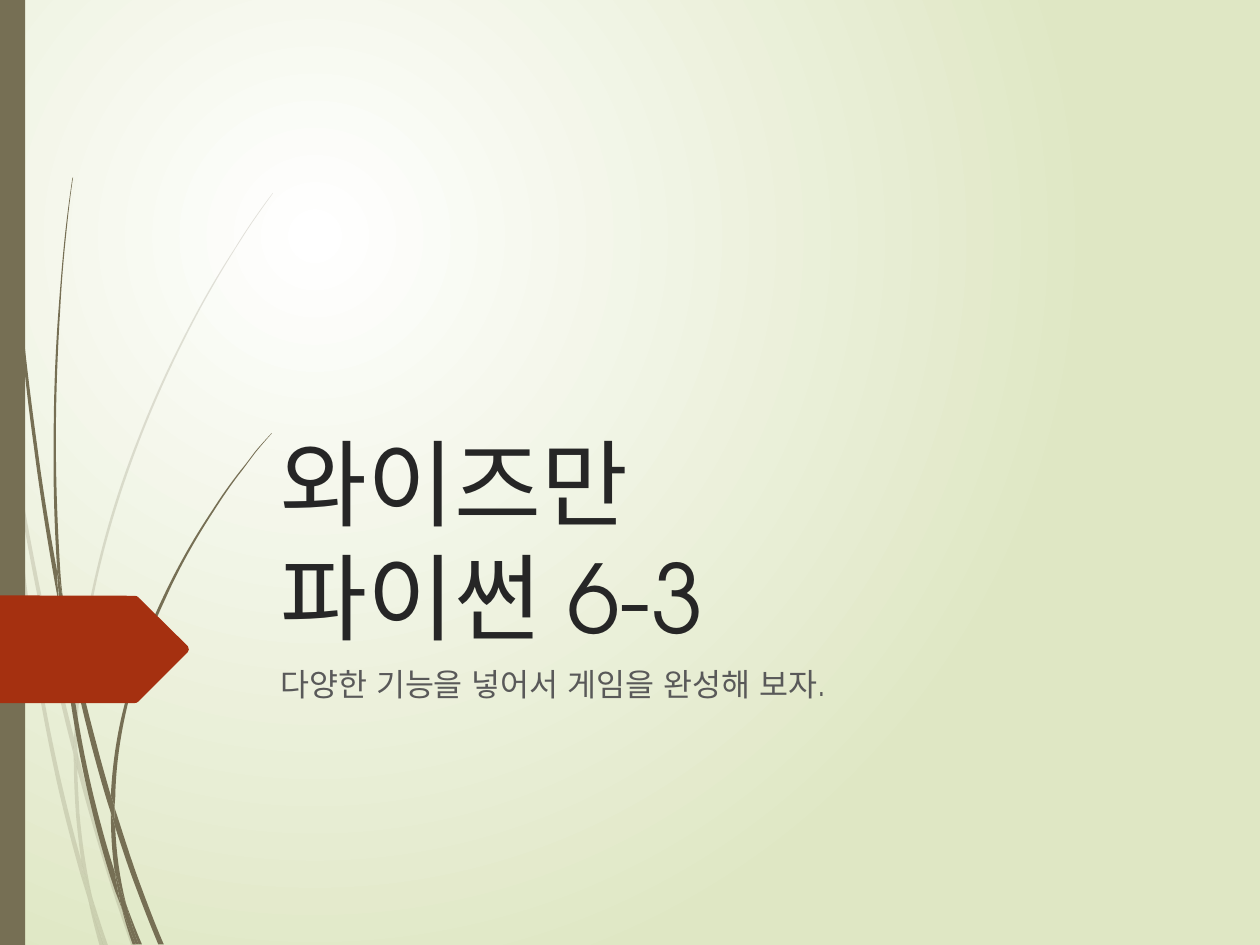
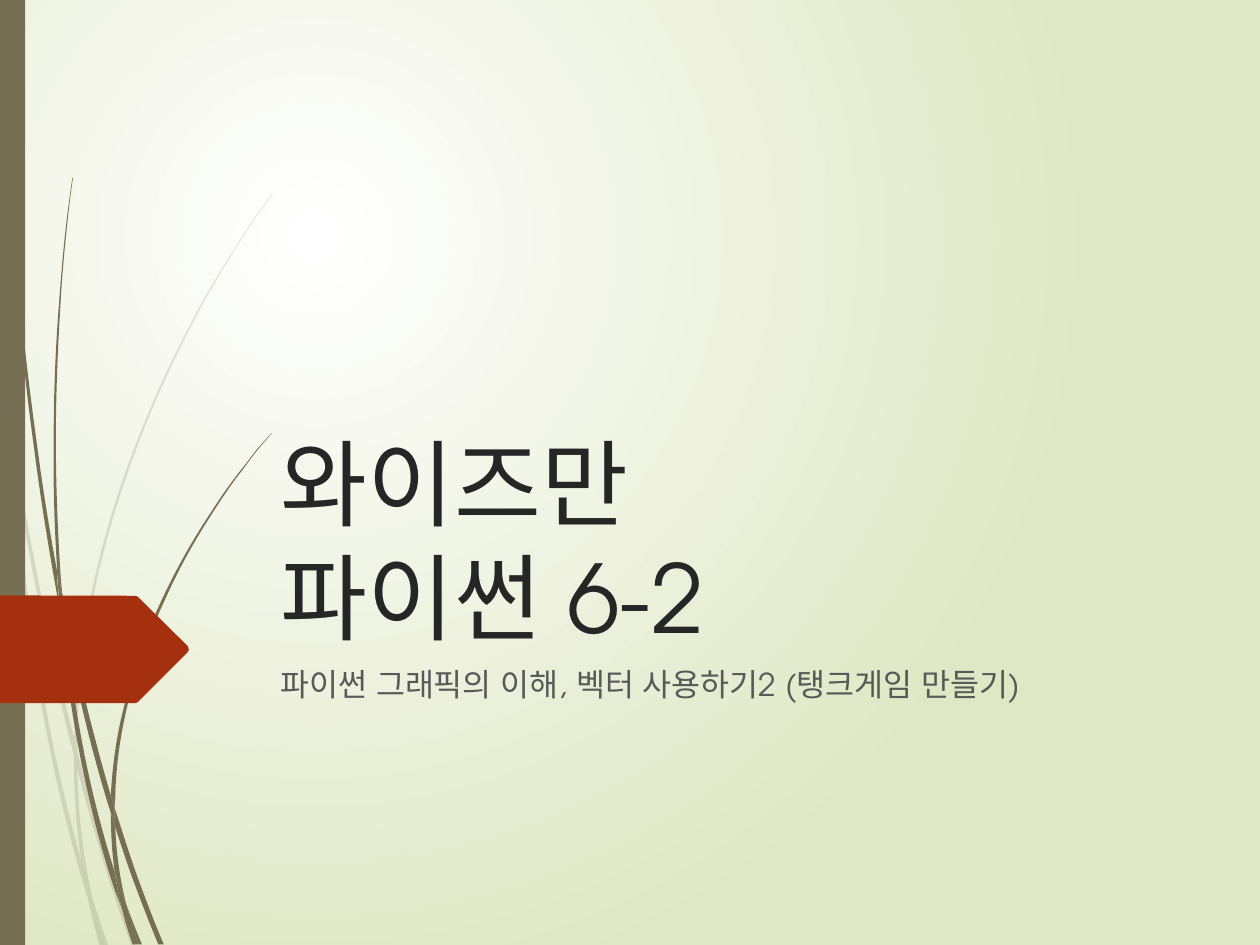
Before and after one commit to freshmea/weizman_python_class, a slide deck: slide 1 of textbook/파이썬6-2교시.pptx. Drawn at 1260x945 pixels with LibreOffice and Linux fonts; fonts in the diff are those of the drawing. Boxes give left, top, right and bottom in pixels: in the first picture for what was removed or moved away, otherwise in the second. Text is boxed around its words. In the diff, an @@ line names an element or a change of style, - is before the commit and + after.

```diff
--- a/textbook/파이썬6-2교시.pptx
+++ b/textbook/파이썬6-2교시.pptx
@@ title at bbox=[280, 441, 704, 676]: text changed @@
-와이즈만
-파이썬 6-3
+와이즈만
+파이썬 6-2
@@ subtitle at bbox=[280, 670, 1020, 703]: text changed @@
-다양한 기능을 넣어서 게임을 완성해 보자.
+파이썬 그래픽의 이해, 벡터 사용하기2 (탱크게임 만들기)
```
Also in this commit, not shown: 1 other slide changed, 2 other files.
